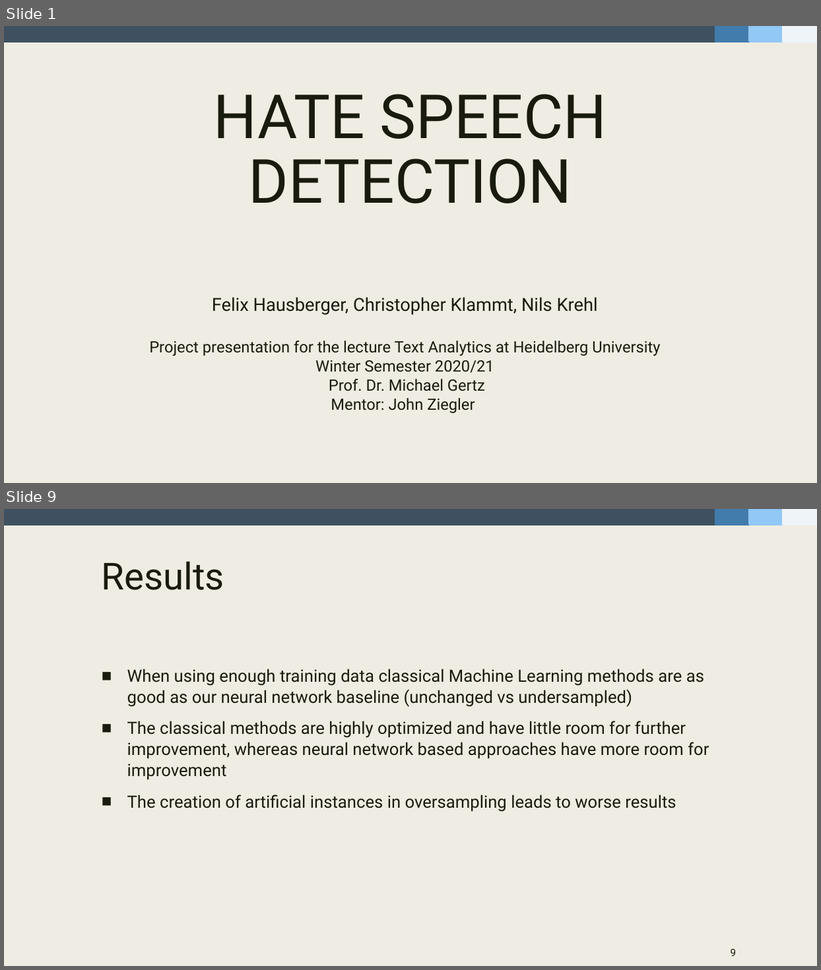
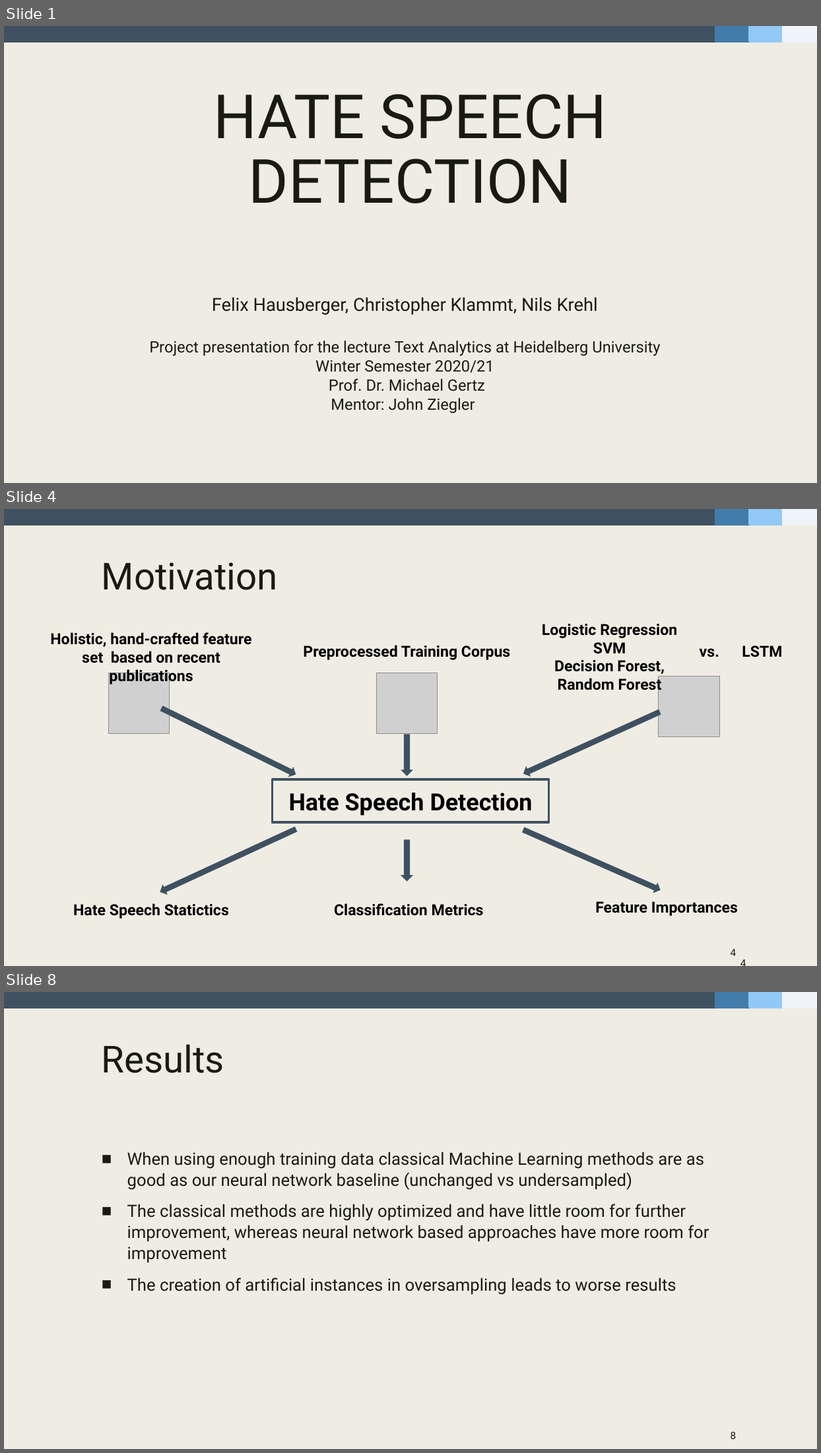
Before and after one commit to fidsusj/HateSpeechDetection, a slide deck: docs/presentation/presentation-slides.pptx. Shown one above the other, each under a label of ours: slides 1 and 9 before the commit, slides 1, 4 and 8 after it; the slides between them are not shown. The pictures are 821x970 and 821x1453 pixels, drawn with LibreOffice and Linux fonts; fonts in the diff are those of the drawing; grey boxes stand for pictures. Boxes give left, top, right and bottom in pixels: in the first picture for what was removed or moved away, otherwise in the second. Text is boxed around its words. In the diff, an @@ line names an element or a change of style, - is before the commit and + after.

```diff
--- a/docs/presentation/presentation-slides.pptx
+++ b/docs/presentation/presentation-slides.pptx
@@ slide 4 added at (4,509,817,966), background #EFEDE3; not listed: 4 template elements that a slide beside it also shows @@
@@ title added at (102,562,278,590), 44 pt, text #191B0E @@
+Motivation
@@ text added at (542,624,677,693), 18 pt, text #000000, bold @@
+Logistic Regression SVM
+Decision Forest, Random Forest
@@ text added at (50,632,252,685), 18 pt, text #000000, bold @@
+Holistic, hand-crafted feature set based on recent publications
@@ text added at (303,645,510,660), 18 pt, text #000000, bold @@
+Preprocessed Training Corpus
@@ text added at (742,646,782,657), 18 pt, text #000000, bold @@
+LSTM
@@ text added at (700,648,719,657), 18 pt, text #000000, bold @@
+vs.
@@ picture added at (109,673,170,734) @@
@@ picture added at (377,673,438,734) @@
@@ picture added at (659,676,719,737) @@
@@ right arrow added at (158,704,298,780), fill #3F5161 @@
@@ right arrow added at (521,706,663,779), fill #3F5161 @@
@@ right arrow added at (401,734,413,776), fill #3F5161 @@
@@ rectangle added at (273,780,549,823), outline #3F5161 2.75 pt, 28 pt, text #000000, bold @@
+Hate Speech Detection
@@ right arrow added at (157,824,298,897), fill #3F5161 @@
@@ right arrow added at (521,825,663,896), fill #3F5161 @@
@@ right arrow added at (401,840,413,883), fill #3F5161 @@
@@ text added at (73,904,229,919), 18 pt, text #000000, bold @@
+Hate Speech Statictics
@@ text added at (334,904,484,916), 18 pt, text #000000, bold @@
+Classification Metrics
@@ text added at (595,902,738,916), 18 pt, text #000000, bold @@
+Feature Importances
@@ page number added at (646,949,753,966), 12 pt, text #191B0E @@
+4
@@ page number added at (731,949,737,956), 12 pt, text #191B0E @@
+4
@@ what was slide 9 is now slide 8 @@
@@ page number at (731,1432,737,1439): text changed @@
-9
+8
```
Also in this commit, not shown: 5 slides changed, 2 other slides added, 3 slides removed, 3 other files.
